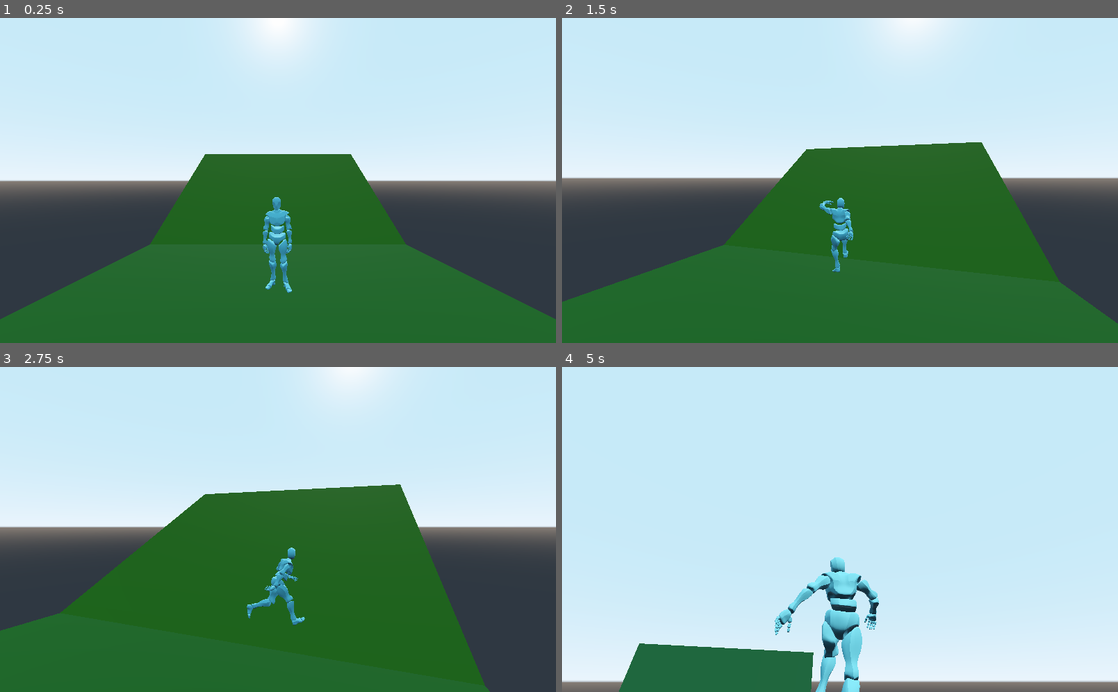
Above: before the commit, frames 1-4 (two rows, left to right).
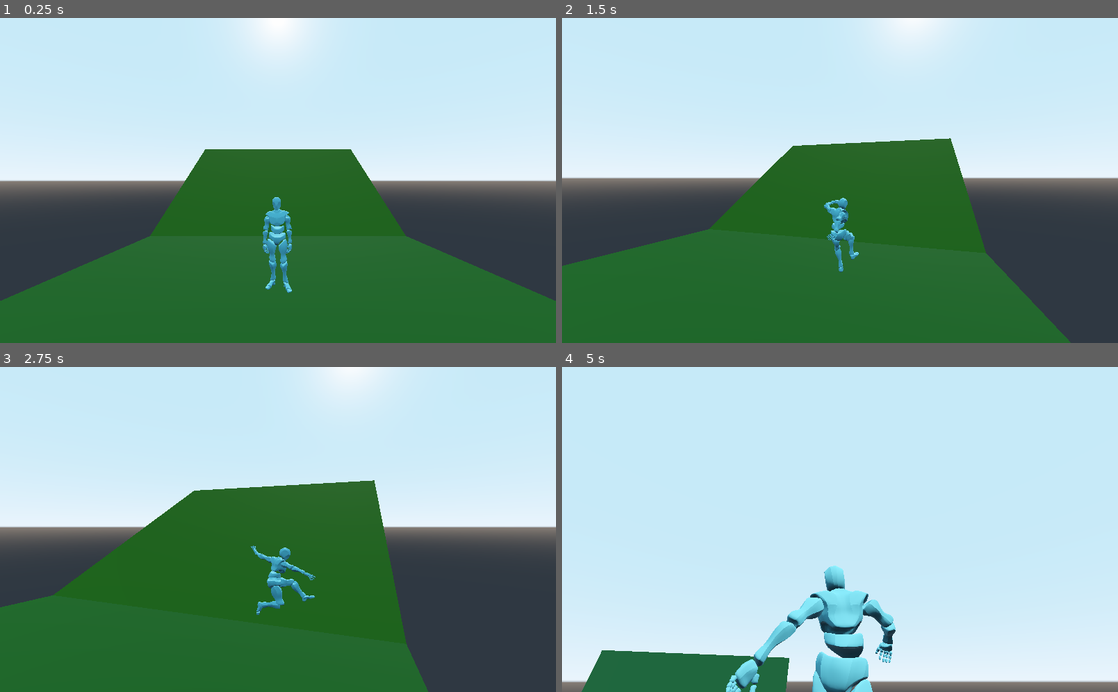
Above: after the commit, the same moments.

Repository: MacdonaldRobinson/godot-3d-platformer
Game: Godot game, scene res://scenes/worlds/world1/World.tscn
The game is run twice, just before and just after one commit, with the same random seed, the same clock (stepped at 60 frames per second) and the same inputs.
Inputs (mouse positions are in pixels of both pictures, inside the frame that each line leads up to):
- Up to frame 1 (0.25 s): no input
- Up to frame 2 (1.5 s): tap Enter at 0.5 s; move the mouse to (867, 180) at 0.52 s; hold Space (jump) 0.53-1.28 s; hold W (forward) from 0.53 s (still down); move the mouse to (812, 180) at 1.27 s; tap Ctrl (mouse_capture) at 1.35 s
- Up to frame 3 (2.75 s): tap Space (jump) at 1.52, 1.55, 1.82 s; move the mouse to (333, 458) at 2.02 s; release W (forward) at 2.03 s; hold D (right) from 2.03 s (still down); hold Space (jump) from 2.03 s (still down); tap Shift (sprint) at 2.1 s
- Up to frame 4 (5 s): move the mouse to (812, 594) at 2.77 s; release D (right) at 2.78 s; release Space (jump) at 2.78 s; hold W (forward) 2.78-3.53 s; tap Space (jump) at 2.85, 3.02, 3.32, 4.52, 4.55, 4.82 s; click (812, 594) at 2.92 s; move the mouse to (1006, 578) at 3.52 s; hold A (left) 3.53-4.28 s; hold Space (jump) 3.53-4.28 s; tap Ctrl (mouse_capture) at 3.6 s; move the mouse to (795, 526) at 4.27 s; hold W (forward) from 4.28 s (still down); tap Shift (sprint) at 4.35 s

The runs differ from the first frame. In frame 1, 3.0% of the frame differs, in the area x 0-100%, y 40-93%; in frame 2, 9.8%, in the area x 0-100%, y 36-100%; in frame 3, 8.9%; in frame 4, 6.2%.

Commit message:
improved controller

Diff:
--- a/scenes/characters/base/Character.gd
+++ b/scenes/characters/base/Character.gd
@@ -4,7 +4,7 @@
 onready var animation_tree:AnimationTree = $AnimationTree
 onready var tween:Tween = $Tween
 
-var gravity:float = 9.8
+var gravity:Vector3 = Vector3.ZERO
 onready var mesh:Spatial = $Mesh
 
 enum AnimationTreeState {
@@ -41,41 +41,44 @@
 				set_anim_tree_state(AnimationTreeState.WALK)
 
 func _physics_process(delta):
-	animation_tree["parameters/"+get_current_state_machine_name()+"/conditions/jump"] = Input.is_action_pressed("jump")
+	var root_motion:Transform = animation_tree.get_root_motion_transform()
+	var v = root_motion.origin / delta
 
-	var xAxis = Input.get_action_strength("left") - Input.get_action_strength("right")
-	var zAxis = Input.get_action_strength("forward") - Input.get_action_strength("backward")
-	var yAxis = 0
+	if is_on_floor():
+		gravity = Vector3.ZERO
+	else:
+		gravity += Vector3(0.0, -9.8, 0) * delta
 
-	var direction = Vector3(xAxis, yAxis, zAxis).normalized()
+	v += gravity
+
+	var dir:Vector3 = Vector3.ZERO
 
 	if Input.is_action_pressed("forward"):
+		dir.z -= 1
+	elif Input.is_action_pressed("backward"):
+		dir.z += 1
+	elif Input.is_action_pressed("left"):
+		dir.x -= 1
+	elif Input.is_action_pressed("right"):
+		dir.x += 1
+
+	if dir.length_squared() > 0.01:
+		dir = dir.rotated(Vector3.UP, Globals.camera_spring_arm.rotation.y)
+
+		var player_heading_2d: Vector2 = Vector2(transform.basis.z.x, transform.basis.z.z)
+		var desired_heading_2d: Vector2 = Vector2(dir.x, dir.z)
+
+		var phi: float = desired_heading_2d.angle_to(player_heading_2d)
+		phi = phi * delta * 3
+		rotation.y += phi
+
+		v = v.rotated(Vector3.UP, rotation.y)
+
 		play_animation("forward")
-	elif Input.is_action_pressed("backward"):
-		play_animation("backward")
-	elif Input.is_action_pressed("left"):
-		play_animation("left")
-	elif Input.is_action_pressed("right"):
-		play_animation("right")
+
 	else:
 		play_animation("idle")
 
+	animation_tree["parameters/"+get_current_state_machine_name()+"/conditions/jump"] = Input.is_action_pressed("jump")
 
-
-	var root_motion:Transform = animation_tree.get_root_motion_transform()
-	var velocity = root_motion.origin / delta
-
-	if direction != Vector3.ZERO:
-		rotation_degrees.y = Globals.camera_spring_arm.rotation_degrees.y - 180
-#		tween.interpolate_property(self,"rotation_degrees",
-#				rotation_degrees,
-#				Vector3(rad2deg(0),
-#					Globals.camera_spring_arm.rotation_degrees.y - 180,
-#					rad2deg(0)),
-#				0.25)
-#		tween.start()
-
-
-	velocity = transform.basis.xform(velocity)
-
-	move_and_slide(velocity, Vector3.UP)
+	move_and_slide(v, Vector3.UP)
